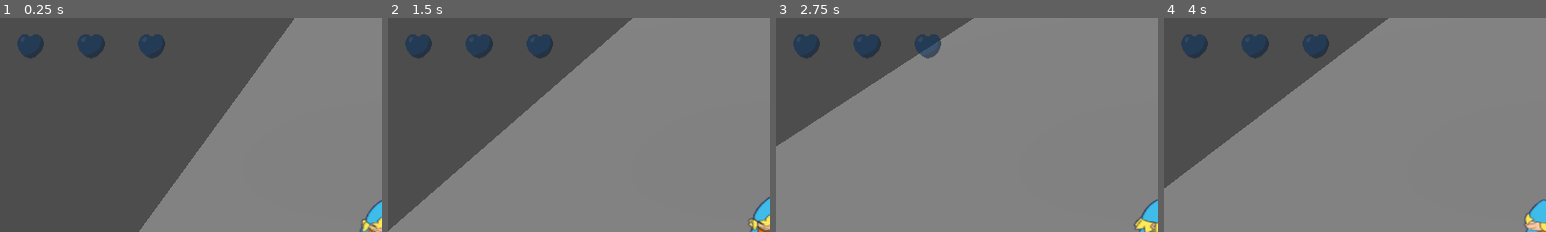
Above: before the commit, frames 1-4 (left to right).
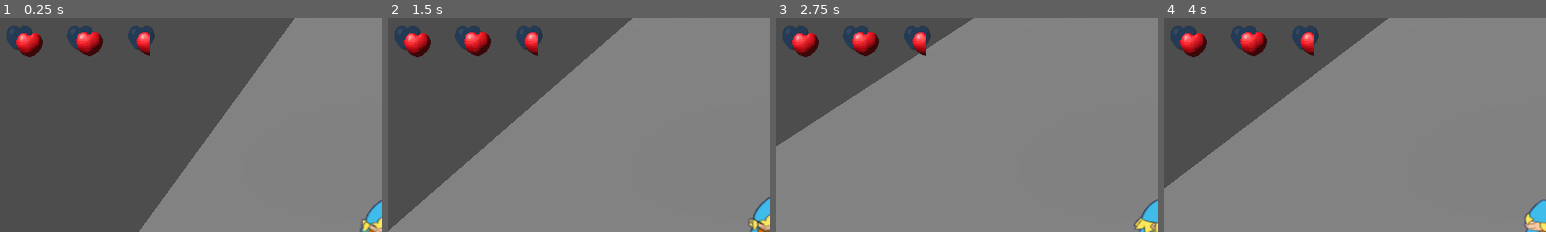
Above: after the commit, the same moments.

Repository: gusrezende/ThePartyOfLosersGodotVer
Game: Godot game, scene res://node_3d.tscn
The game is run twice, just before and just after one commit, with the same random seed, the same clock (stepped at 60 frames per second) and the same inputs.
Inputs (mouse positions are % of the whole screen's width and height, from its top left):
- Up to frame 1 (0.25 s): no input
- Up to frame 2 (1.5 s): move the mouse to (72, 45) at 0.52 s; hold D (move_right) 0.53-1.28 s; click (72, 45) at 0.67 s; move the mouse to (30, 55) at 1.27 s; hold S (move_back) from 1.28 s (still down)
- Up to frame 3 (2.75 s): move the mouse to (60, 28) at 2.02 s; release S (move_back) at 2.03 s; hold D (move_right) from 2.03 s (still down)
- Up to frame 4 (4 s): move the mouse to (45, 70) at 2.77 s; release D (move_right) at 2.78 s; hold W (move_forward) 2.78-3.53 s; click (45, 70) at 2.92 s; move the mouse to (80, 65) at 3.52 s; hold A (move_left) from 3.53 s (still down)
The pictures show only the part of the screen within x 0-50%, y 0-50%; the shares and areas given below are measured in that part.

The runs differ from the first frame. In frame 1, 3.0% of the frame differs, in the area x 1-44%, y 3-19%; in frame 2, 3.0%; in frame 3, 3.0%; in frame 4, 3.0%.

Commit message:
Update

Diff:
--- a/Enemy1/enemy_1.gd
+++ b/Enemy1/enemy_1.gd
@@ -66,4 +66,5 @@
 	hp -= amount
 	print("Enemy tomou dano, HP restante: ", hp)
 	if hp <= 0:
+		set_physics_process(false)
 		queue_free()
--- a/Life Hearts UI/hud.gd
+++ b/Life Hearts UI/hud.gd
@@ -11,19 +11,16 @@
 	hearts = [heart1, heart2, heart3]
 
 	var players = get_tree().get_nodes_in_group("player")
-	print("Players encontrados: ", players)
 	if players.size() > 0:
 		var player = players[0]
 		player.hp_changed.connect(_on_hp_changed)
-		print("Sinal conectado!")
+		_on_hp_changed(player.hp, player.MAX_HP)
 
 
 func _on_hp_changed(current_hp: int, max_hp: int) -> void:
-	print("Sinal recebido! HP: ", current_hp, "/", max_hp)
 	var hp_per_heart = ceil(max_hp / float(hearts.size()))
 
 	for i in hearts.size():
 		var heart_min = i * hp_per_heart
 		var heart_hp = clamp(current_hp - heart_min, 0, hp_per_heart)
 		hearts[i].value = (heart_hp / hp_per_heart) * 100.0
-		print("Coração ", i, " valor: ", hearts[i].value)
--- a/Life Hearts UI/lifeHeartsUI.tscn
+++ b/Life Hearts UI/lifeHeartsUI.tscn
@@ -10,15 +10,15 @@
 script = ExtResource("1_613kq")
 
 [node name="HeartsContainer" type="HBoxContainer" parent="HUD" unique_id=356958251]
-offset_left = 12.0
-offset_top = 8.0
-offset_right = 212.0
-offset_bottom = 72.0
+offset_top = -1.0
+offset_right = 200.0
+offset_bottom = 63.0
 
 [node name="Heart1" type="TextureProgressBar" parent="HUD/HeartsContainer" unique_id=884335791]
 layout_mode = 2
 texture_under = ExtResource("2_hge17")
 texture_progress = ExtResource("2_jmf4g")
+texture_progress_offset = Vector2(1, 1)
 
 [node name="Heart2" type="TextureProgressBar" parent="HUD/HeartsContainer" unique_id=583155227]
 layout_mode = 2
--- a/PlayerMage/player.gd
+++ b/PlayerMage/player.gd
@@ -1,12 +1,13 @@
 extends CharacterBody3D
 
-signal hp_changed(current_hp, max_hp)
 const SPEED = 5.0
 const JUMP_VELOCITY = 4.5
 const MAX_HP = 5
 const KNOCKBACK_FORCE = 6.0
 const KNOCKBACK_DURATION = 0.2
 const FLASH_DURATION = 0.3
+
+signal hp_changed(current_hp, max_hp)
 
 var gravity = ProjectSettings.get_setting("physics/3d/default_gravity")
 var hp := MAX_HP
@@ -16,6 +17,10 @@
 @onready var sprite: AnimatedSprite3D = $AnimatedSprite3D
 
 const PROJECTILE_SCENE = preload("res://Projectile/projectile.tscn")
+
+
+func _ready() -> void:
+	hp_changed.emit(hp, MAX_HP)
 
 
 func _physics_process(delta: float) -> void:
@@ -100,12 +105,15 @@
 	hp = max(hp, 0)
 	hp_changed.emit(hp, MAX_HP)
 	print("Player tomou dano, HP restante: ", hp)
+
 	if source_position != null:
 		apply_knockback(source_position)
 	flash_red()
+
 	if hp <= 0:
 		print("Player morreu!")
-		get_tree().reload_current_scene()
+		get_tree().call_deferred("reload_current_scene")
+
 
 func apply_knockback(source_position: Vector3) -> void:
 	var direction = global_position - source_position
